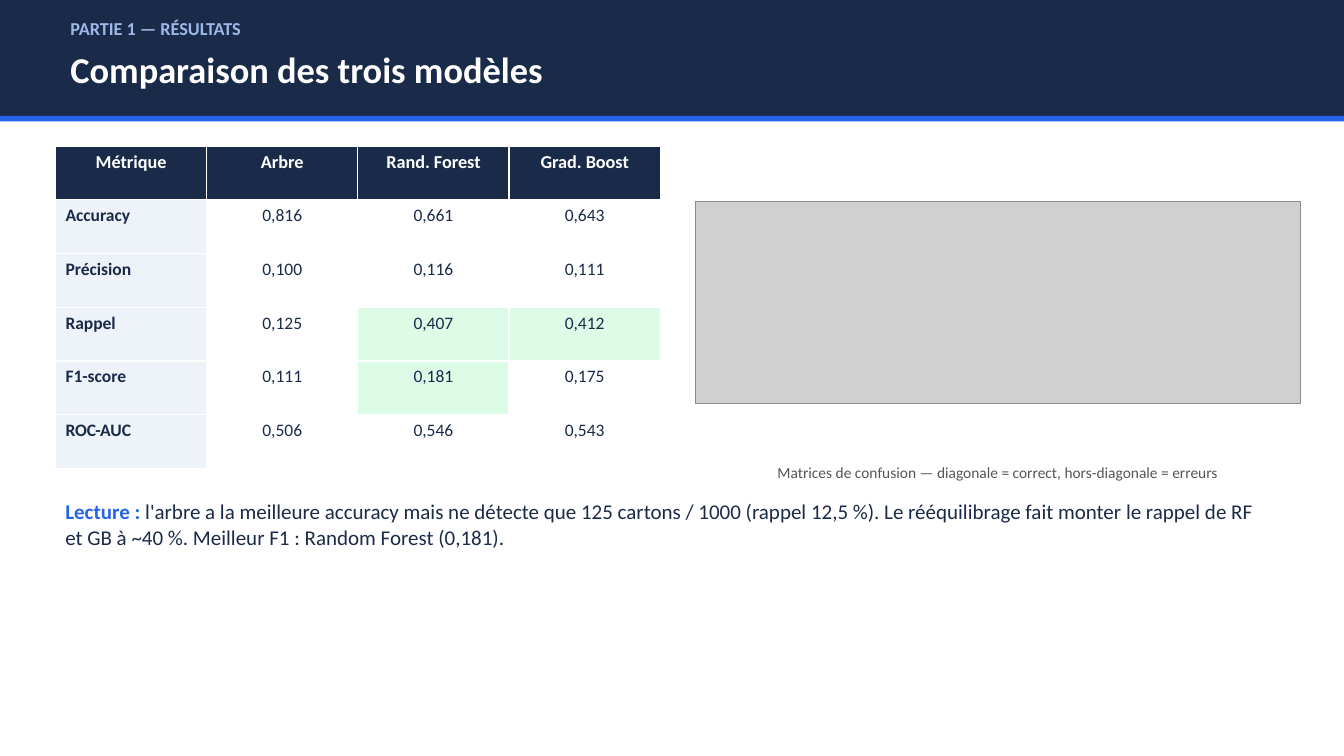
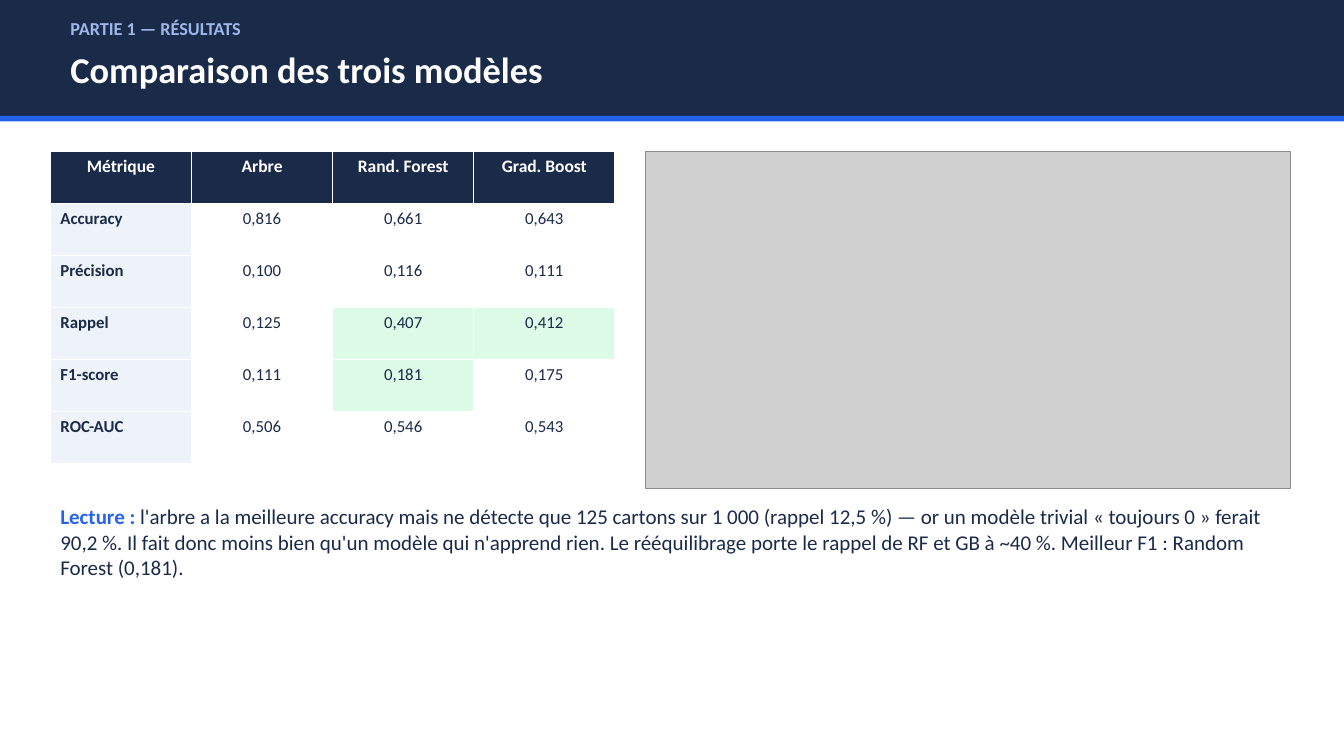
Before and after one commit to RobinsanKiritheepan/Cours_Python, a slide deck: slide 6 of Cours_IA/Machine_learning/Cartons_Jaunes_FIFA2026/Presentation_ML_FIFA.pptx (slide 5 before the commit). Drawn at 1344x756 pixels with LibreOffice and Linux fonts; fonts in the diff are those of the drawing; grey boxes stand for pictures. Boxes give left, top, right and bottom in pixels: in the first picture for what was removed or moved away, otherwise in the second. Text is boxed around its words. In the diff, an @@ line names an element or a change of style, - is before the commit and + after.

Commit message:
Enrichit le rapport ML cartons jaunes : 5 nouvelles figures et verification du pipeline

```diff
--- a/Cours_IA/Machine_learning/Cartons_Jaunes_FIFA2026/Presentation_ML_FIFA.pptx
+++ b/Cours_IA/Machine_learning/Cartons_Jaunes_FIFA2026/Presentation_ML_FIFA.pptx
@@ table at bbox=[50, 151, 615, 464] @@
@@ size 13 to 12.5 pt in "Métrique", "Arbre", "Rand. Forest", "Grad. Boost" @@
@@ size 12.5 to 12 pt in "Accuracy", "0,816", "0,661", "0,643" and 16 more places @@
@@ table: place and size @@
-table at bbox=[55, 146, 660, 469]
+table at bbox=[50, 151, 615, 464]
@@ picture: place and size @@
-picture at bbox=[696, 202, 1301, 403]
+picture at bbox=[645, 151, 1291, 488]
@@ text removed at bbox=[777, 467, 1217, 481] @@
-Matrices de confusion — diagonale = correct, hors-diagonale = erreurs
@@ text at bbox=[60, 509, 1260, 578]: text changed @@
-Lecture : l'arbre a la meilleure accuracy mais ne détecte que 125 cartons / 1000 (rappel 12,5 %). Le rééquilibrage fait monter le rappel de RF et GB à ~40 %. Meilleur F1 : Random Forest (0,181).
+Lecture : l'arbre a la meilleure accuracy mais ne détecte que 125 cartons sur 1 000 (rappel 12,5 %) — or un modèle trivial « toujours 0 » ferait 90,2 %. Il fait donc moins bien qu'un modèle qui n'apprend rien. Le rééquilibrage porte le rappel de RF et GB à ~40 %. Meilleur F1 : Random Forest (0,181).
```
Also in this commit, not shown: 7 other slides changed, 6 slides added, 2 slides removed, 6 other files.
